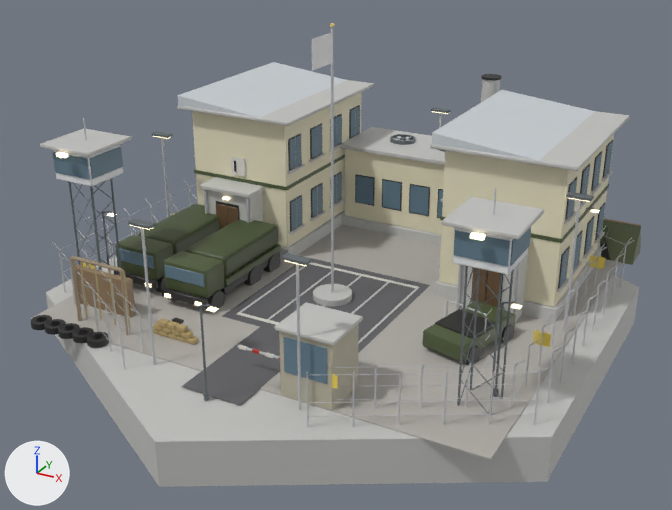
The glTF model native/godot/assets/art/blender/barracks.glb as it was, and as the next commit left it.
One viewpoint serves both versions: a 50 mm lens placed at (16.5, -30.7, 16.9), pointed at (0.2, -1.2, 2.2). The axes (+X, +Y, +Z) are drawn at lower left. The lights are the same throughout. The older version comes first. Vertices at exactly the same position are counted once.

Objects in the first picture: 'asphalt', 'cladding', 'dark', 'glass', 'glow_warm', 'gravel', 'hazard', 'metal', 'paint', 'plaster', 'steel_dark', 'wall_concrete', 'wood' and 2 more.
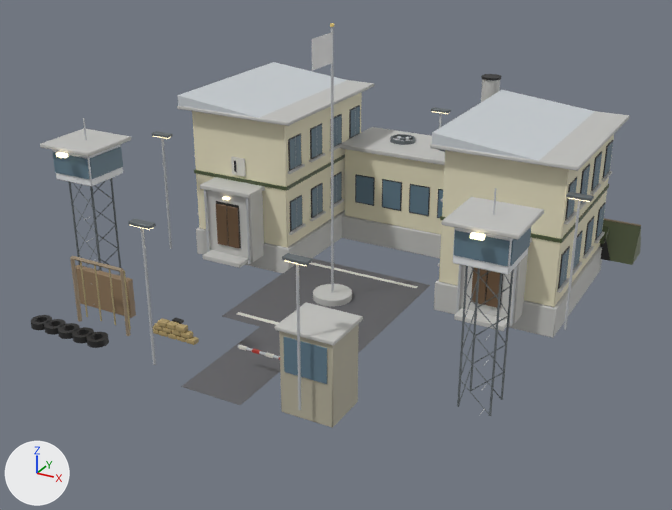
Diff of the bpy script that builds the scene:
```diff
--- a/native/godot/assets/art/blender/barracks.glb.py
+++ b/native/godot/assets/art/blender/barracks.glb.py
@@ me_cladding @@
-me_cladding.from_pydata(...)  # 84 vertices, 148 faces; spans x -9.1..8.9, y -8.2..8.8, z 0.1..7.0
+me_cladding.from_pydata(...)  # 84 vertices, 148 faces; spans x -9.1..8.9, y -8.2..8.8, z -0.6..7.0
+# me_cladding part 1: all 12 vertices in x 2.0..4.0, y -8.2..-6.4, z 0.1 are moved by (0.0, 0.0, -0.7)
 me_cladding.materials.append(mat_cladding)
@@ me_dark @@
-me_dark.from_pydata(...)  # 1263 vertices, 2242 faces; spans x -9.0..8.9, y -8.8..9.4, z 0.0..7.5
+me_dark.from_pydata(...)  # 719 vertices, 1242 faces; spans x -9.0..8.9, y -8.8..9.4, z 0.1..7.5
+# me_dark part 2: 22 loose pieces with 544 vertices, spanning x -8.5..7.5, y -4.8..1.2, z 0.0..1.0, are deleted
 me_dark.materials.append(mat_dark)
@@ me_glass @@
-me_glass.from_pydata(...)  # 384 vertices, 592 faces; spans x -9.1..8.9, y -8.2..8.1, z 1.1..6.4
+me_glass.from_pydata(...)  # 336 vertices, 504 faces; spans x -9.1..8.9, y -8.2..8.1, z 1.1..6.4
+# me_glass part 3: the loose piece of 24 vertices spanning x -8.4..-6.5, y -4.2, z 1.3..1.9 is deleted
+# me_glass part 4: the loose piece of 24 vertices spanning x -5.5..-3.6, y -4.6, z 1.3..1.9 is deleted
 me_glass.materials.append(mat_glass)
@@ me_glow_warm @@
-me_glow_warm.from_pydata(...)  # 152 vertices, 228 faces; spans x -9.4..9.4, y -9.7..9.7, z 0.6..6.6
+me_glow_warm.from_pydata(...)  # 72 vertices, 108 faces; spans x -9.4..9.4, y -8.7..9.7, z 2.9..6.6
+# me_glow_warm part 5: 10 loose pieces with 80 vertices, spanning x -8.3..8.9, y -9.7..9.7, z 0.6..3.6, are deleted
 me_glow_warm.materials.append(mat_glow_warm)
@@ me_hazard @@
-me_hazard.from_pydata(...)  # 96 vertices, 144 faces; spans x -9.3..9.3, y -8.2..9.7, z 0.4..1.5
+me_hazard.from_pydata(...)  # 32 vertices, 48 faces; spans x 5.1..8.4, y 8.3, z 0.4..0.6
+# me_hazard part 6: 8 loose pieces with 64 vertices, spanning x -9.3..9.3, y -8.2..9.7, z 1.0..1.5, are deleted
 me_hazard.materials.append(mat_hazard)
@@ me_metal @@
-me_metal.from_pydata(...)  # 3510 vertices, 5772 faces; spans x -10.3..10.3, y -9.6..11.8, z 0.1..11.0
+me_metal.from_pydata(...)  # 336 vertices, 540 faces; spans x -9.1..9.1, y -8.7..9.7, z 0.1..11.0
+# me_metal part 7: 209 loose pieces with 3174 vertices, spanning x -10.3..10.3, y -9.6..11.8, z 0.1..2.3, are deleted
 me_metal.materials.append(mat_metal)
@@ me_paint @@
-me_paint.from_pydata(...)  # 1284 vertices, 2356 faces; spans x -9.9..9.9, y -7.5..9.8, z 0.1..4.5
+me_paint.from_pydata(...)  # 708 vertices, 1280 faces; spans x -9.9..9.9, y -7.5..9.8, z 0.1..4.5
+# me_paint part 8: 13 loose pieces with 576 vertices, spanning x -8.4..7.5, y -4.6..1.2, z 0.4..2.0, are deleted
 me_paint.materials.append(mat_paint)
@@ me_steel_dark @@
-me_steel_dark.from_pydata(...)  # 1120 vertices, 1924 faces; spans x -9.4..9.4, y -9.7..9.8, z 0.1..5.5
+me_steel_dark.from_pydata(...)  # 892 vertices, 1540 faces; spans x -9.4..9.4, y -8.8..9.8, z 0.1..5.5
+# me_steel_dark part 9: 18 loose pieces with 228 vertices, spanning x -8.4..8.7, y -9.7..9.7, z 0.1..3.7, are deleted
 me_steel_dark.materials.append(mat_steel_dark)
@@ me_wall_concrete @@
-me_wall_concrete.from_pydata(...)  # 1492 vertices, 2636 faces; spans x -10.7..10.7, y -12.3..12.3, z -1.6..7.4
+me_wall_concrete.from_pydata(...)  # 1440 vertices, 2556 faces; spans x -9.4..9.2, y -8.3..9.5, z -0.6..7.4
+# me_wall_concrete part 10: 6 loose pieces with 52 vertices, spanning x -10.7..10.7, y -12.3..12.3, z -1.6..0.2, are deleted
+# me_wall_concrete part 11
+# 24 vertices in x -8.5..8.5, y 1.3..9.4, z 0.1 move by (0.0, 0.0, -0.6)
+# 12 vertices in x -8.5..8.5, y 1.3..9.4, z 0.1 move by (0.0, 0.0, -0.7)
 me_wall_concrete.materials.append(mat_wall_concrete)
@@ ob_gravel @@
-ob_gravel = bpy.data.objects.new('gravel', me_gravel)
```

Changed parts and their boxes (x1, y1, x2, y2) in the pictures (672 x 510 px; the box of a moved part takes in the faces that stretch with it):
'wall_concrete', reshaped (34% shorter)
    before: (40, 79, 639, 487)
    after: (40, 79, 630, 346)
'gravel', deleted
    before: (31, 225, 621, 460)
'paint', reshaped (mostly hidden afterwards)
    before: (80, 154, 641, 361)
    after: (80, 154, 641, 360)
'metal', reshaped (15% narrower)
    before: (51, 27, 635, 427)
    after: (83, 27, 581, 415)
'dark', reshaped
    before: (31, 74, 613, 365)
    after: (31, 74, 613, 348)
'steel_dark', reshaped
    before: (69, 107, 594, 414)
    after: (69, 107, 594, 416)
'hazard', reshaped (not visible afterwards)
    before: (83, 213, 605, 389)
'glow_warm', reshaped (23% shorter)
    before: (56, 111, 600, 312)
    after: (56, 111, 590, 266)
part 1 of me_cladding, moved or reshaped
    before: (279, 324, 359, 410)
    after: (279, 324, 359, 428)
part 2 of me_dark, deleted
    before: (114, 252, 515, 365)
part 3 of me_glass, deleted
    before: (116, 248, 154, 269)
part 4 of me_glass, deleted (blue)
    before: (165, 265, 205, 287)
part 5 of me_glow_warm, deleted
    before: (107, 209, 600, 312)
part 7 of me_metal, deleted
    before: (51, 180, 635, 427)
part 8 of me_paint, deleted (green)
    before: (115, 204, 516, 361)
part 9 of me_steel_dark, deleted
    before: (102, 207, 594, 401)
part 10 of me_wall_concrete, deleted
    before: (46, 257, 639, 487)
part 11 of me_wall_concrete, moved or reshaped
    before: (280, 213, 602, 322)
    after: (196, 213, 602, 338)
